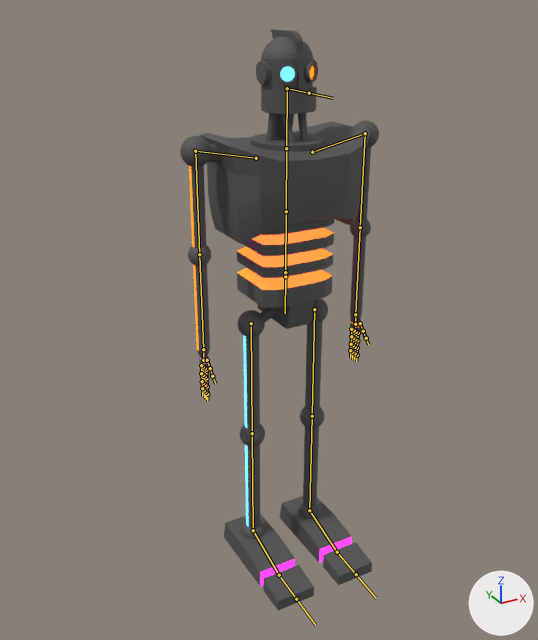
One commit to the FBX model A To B/Assets/Models/Nslc game playermodel.fbx: the scene before it, then after it.
The view is the same before and after, from a camera (50 mm lens) standing at (-4.18, -6.92, 6.99) and looking at (-0.21, 0.3, 3.38). Arrows for +X, +Y and +Z are at lower right; the lights stay in place. The bones that bend it are drawn over the model as lines.
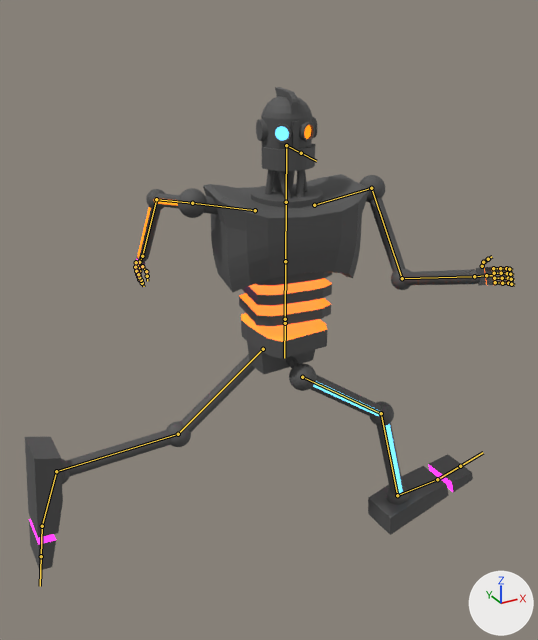
The newer file adds an action. The first version stands in its rest pose; the second is drawn at frame 16 of the action 'Armature|strafe left'.

Location of each change, [x1, y1, x2, y2] in pixels of the pictures (538 x 640 px):
'Cube', posed (145% wider, 17% shorter): before [180, 29, 379, 610]; after [25, 87, 514, 570]
bone 'hip', root to tip: before (285, 276) to (285, 313); after (285, 323) to (284, 358)
bone 'lower torso', root to tip: before (285, 272) to (286, 211); after (285, 319) to (285, 261)
bone 'upper torso', root to tip: before (286, 211) to (286, 147); after (285, 261) to (286, 200)
bone 'upper arm', root to tip: before (365, 133) to (360, 227); after (371, 188) to (402, 278)
bone 'lower arm', root to tip: before (360, 227) to (355, 314); after (402, 278) to (474, 276)
bone 'upper hand', root to tip: before (355, 314) to (355, 324); after (474, 276) to (486, 275)
bone 'lower hand', root to tip: before (355, 324) to (355, 332); after (486, 275) to (495, 275)
bone 'f1 p1', root to tip: before (358, 333) to (357, 340); after (493, 268) to (500, 268)
bone 'f1 p2', root to tip: before (357, 340) to (357, 348); after (500, 268) to (506, 268)
bone 'f1 p3', root to tip: before (357, 348) to (357, 355); after (506, 268) to (509, 269)
bone 'f2 p1', root to tip: before (356, 332) to (355, 339); after (494, 273) to (501, 273)
bone 'f2 p2', root to tip: before (355, 339) to (355, 347); after (501, 273) to (507, 273)
bone 'f2 p3', root to tip: before (355, 347) to (355, 353); after (507, 273) to (510, 274)
bone 'f3 p1', root to tip: before (354, 330) to (353, 338); after (494, 278) to (502, 278)
bone 'f3 p2', root to tip: before (353, 338) to (353, 345); after (502, 278) to (508, 278)
bone 'f3 p3', root to tip: before (353, 345) to (352, 352); after (508, 278) to (511, 279)
bone 'f4 p1', root to tip: before (351, 329) to (351, 336); after (495, 282) to (502, 283)
bone 'f4 p2', root to tip: before (351, 336) to (351, 344); after (502, 283) to (508, 283)
bone 'f4 p3', root to tip: before (351, 344) to (350, 350); after (508, 283) to (511, 284)
bone 'thumb 1', root to tip: before (360, 323) to (363, 331); after (482, 266) to (483, 262)
bone 'upper arm.001', root to tip: before (195, 151) to (199, 254); after (192, 203) to (156, 199)
bone 'lower arm.001', root to tip: before (199, 254) to (203, 349); after (156, 199) to (142, 256)
bone 'upper hand.001', root to tip: before (203, 349) to (203, 360); after (142, 256) to (139, 262)
bone 'lower hand.001', root to tip: before (203, 360) to (204, 368); after (139, 262) to (137, 267)
bone 'f1 p1.001', root to tip: before (206, 370) to (206, 378); after (139, 271) to (139, 275)
bone 'f1 p2.001', root to tip: before (206, 378) to (207, 386); after (139, 275) to (139, 279)
bone 'f2 p1.001', root to tip: before (205, 368) to (205, 376); after (138, 268) to (137, 272)
bone 'f2 p2.001', root to tip: before (205, 376) to (205, 385); after (137, 272) to (138, 276)
bone 'f3 p1.001', root to tip: before (203, 367) to (203, 375); after (137, 265) to (136, 270)
bone 'f3 p2.001', root to tip: before (203, 375) to (203, 383); after (136, 270) to (137, 274)
bone 'f4 p1.001', root to tip: before (201, 365) to (201, 373); after (136, 262) to (135, 267)
bone 'f4 p2.001', root to tip: before (201, 373) to (202, 381); after (135, 267) to (136, 271)
bone 'thumb 1.001', root to tip: before (207, 360) to (210, 368); after (142, 266) to (146, 271)
bone 'thumb 2.001', root to tip: before (210, 368) to (212, 376); after (146, 271) to (147, 276)
bone 'upper leg', root to tip: before (314, 309) to (312, 416); after (263, 349) to (178, 434)
bone 'lower leg', root to tip: before (312, 416) to (309, 510); after (178, 434) to (56, 471)
bone 'foot', root to tip: before (309, 510) to (337, 552); after (56, 471) to (42, 526)
bone 'upper leg.001', root to tip: before (251, 323) to (252, 433); after (302, 377) to (381, 413)
bone 'lower leg.001', root to tip: before (252, 433) to (253, 530); after (381, 413) to (397, 495)

What the commit changed:
Bone 'hip' (bone_hip) moves from (0.0, 0.0, 0.0) to (0.0, 0.6, 0.0).
Bone 'hip' (bone_hip) turns from (0, 0, 0) to (0, -93, 0) degrees about its own x, y and z.
Bone 'lower torso' (bone_lower_torso) turns from (0, 0, 0) to (0, -101, 0) degrees about its own x, y and z.
Bone 'upper torso' (bone_upper_torso) turns from (0, 0, 0) to (0, -3, 0) degrees about its own x, y and z.
Bone 'upper arm' (bone_upper_arm) turns from (0, 0, 0) to (-35, -13, 0) degrees about its own x, y and z.
Bone 'lower arm' (bone_lower_arm) turns from (0, 0, 0) to (-74, 0, 0) degrees about its own x, y and z.
Bone 'upper hand' (bone_upper_hand) turns from (0, 0, 0) to (0, 0, -15) degrees about its own x, y and z.
Bone 'lower hand' (bone_lower_hand) turns from (0, 0, 0) to (0, 0, 14) degrees about its own x, y and z.
Bone 'f1 p1' (bone_f1_p1) turns from (0, 0, 0) to (0, 0, 7) degrees about its own x, y and z.
Bone 'f1 p2' (bone_f1_p2) turns from (0, 0, 0) to (0, 0, 9) degrees about its own x, y and z.
Bone 'f1 p3' (bone_f1_p3) turns from (0, 0, 0) to (0, 0, 15) degrees about its own x, y and z.
Bone 'f2 p1' (bone_f2_p1) turns from (0, 0, 0) to (0, 0, 7) degrees about its own x, y and z.
Bone 'f2 p2' (bone_f2_p2) turns from (0, 0, 0) to (0, 0, 9) degrees about its own x, y and z.
Bone 'f2 p3' (bone_f2_p3) turns from (0, 0, 0) to (0, 0, 15) degrees about its own x, y and z.
Bone 'f3 p1' (bone_f3_p1) turns from (0, 0, 0) to (0, 0, 7) degrees about its own x, y and z.
Bone 'f3 p2' (bone_f3_p2) turns from (0, 0, 0) to (0, 0, 9) degrees about its own x, y and z.
Bone 'f3 p3' (bone_f3_p3) turns from (0, 0, 0) to (0, 0, 15) degrees about its own x, y and z.
Bone 'f4 p1' (bone_f4_p1) turns from (0, 0, 0) to (0, 0, 7) degrees about its own x, y and z.
Bone 'f4 p2' (bone_f4_p2) turns from (0, 0, 0) to (0, 0, 9) degrees about its own x, y and z.
Bone 'f4 p3' (bone_f4_p3) turns from (0, 0, 0) to (0, 0, 15) degrees about its own x, y and z.
Bone 'thumb 1' (bone_thumb_1) turns from (0, 0, 0) to (17, 39, 41) degrees about its own x, y and z.
Bone 'upper arm.001' (bone_upper_arm_001) turns from (0, 0, 0) to (79, -11, 0) degrees about its own x, y and z.
Bone 'lower arm.001' (bone_lower_arm_001) turns from (0, 0, 0) to (-43, 0, 0) degrees about its own x, y and z.
Bone 'upper hand.001' (bone_upper_hand_001) turns from (0, 0, 0) to (0, 0, 11) degrees about its own x, y and z.
Bone 'lower hand.001' (bone_lower_hand_001) turns from (0, 0, 0) to (0, 0, -7) degrees about its own x, y and z.
Bone 'f1 p1.001' (bone_f1_p1_001) turns from (0, 0, 0) to (0, 0, -9) degrees about its own x, y and z.
Bone 'f1 p2.001' (bone_f1_p2_001) turns from (0, 0, 0) to (0, 0, -12) degrees about its own x, y and z.
Bone 'f2 p1.001' (bone_f2_p1_001) turns from (0, 0, 0) to (0, 0, -9) degrees about its own x, y and z.
Bone 'f2 p2.001' (bone_f2_p2_001) turns from (0, 0, 0) to (0, 0, -12) degrees about its own x, y and z.
Bone 'f3 p1.001' (bone_f3_p1_001) turns from (0, 0, 0) to (0, 0, -9) degrees about its own x, y and z.
Bone 'f3 p2.001' (bone_f3_p2_001) turns from (0, 0, 0) to (0, 0, -12) degrees about its own x, y and z.
Bone 'f4 p1.001' (bone_f4_p1_001) turns from (0, 0, 0) to (0, 0, -9) degrees about its own x, y and z.
Bone 'f4 p2.001' (bone_f4_p2_001) turns from (0, 0, 0) to (0, 0, -12) degrees about its own x, y and z.
Bone 'thumb 1.001' (bone_thumb_1_001) turns from (0, 0, 0) to (21, -45, -54) degrees about its own x, y and z.
Bone 'thumb 2.001' (bone_thumb_2_001) turns from (0, 0, 0) to (27, 0, 0) degrees about its own x, y and z.
Bone 'upper leg' (bone_upper_leg) turns from (0, 0, 0) to (-3, 2, -53) degrees about its own x, y and z.
Bone 'lower leg' (bone_lower_leg) turns from (0, 0, 0) to (35, 0, 0) degrees about its own x, y and z.
Bone 'foot' (bone_foot) turns from (0, 0, 0) to (-7, 0, 0) degrees about its own x, y and z.
Bone 'upper leg.001' (bone_upper_leg_001) turns from (0, 0, 0) to (2, 2, 55) degrees about its own x, y and z.
Bone 'lower leg.001' (bone_lower_leg_001) turns from (0, 0, 0) to (39, 0, 0) degrees about its own x, y and z.
